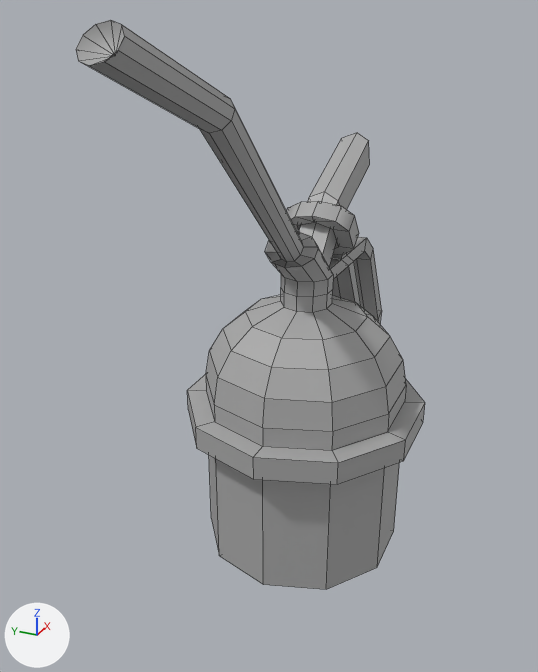
The FBX model Assets/Springtown_Assets/Springtown_Enviroment/M_Oilcan_OR.fbx as it was, and as the next commit left it.
Rendered twice from a 50 mm lens placed at (-0.0615, -0.0238, 0.0527), pointed at (-0.0054, 0.0014, 0.0247). The axes (+X, +Y, +Z) are drawn at lower left. The lights are the same throughout. Mesh edges are drawn as thin lines. Where no turn or scale is listed for an object, it has been applied to the vertices. Vertices at the same position are counted once.

Names of what the first picture shows: 'OilCan'.
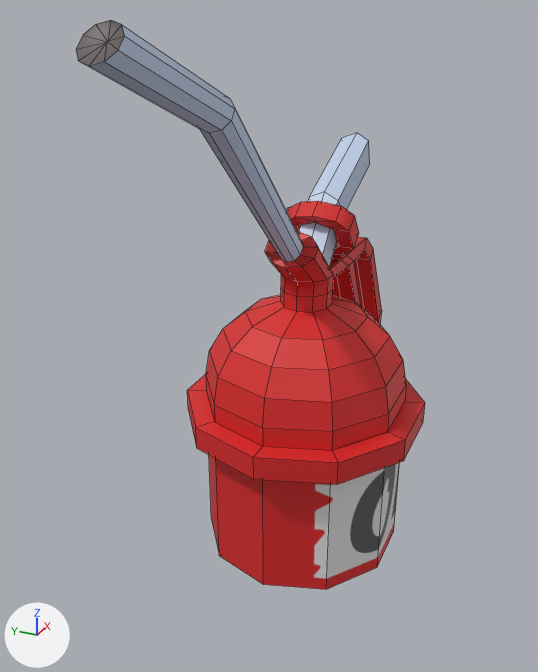
Edits to the scene script, one JSON object a line:
```json
{"op": "add", "block": "img_oilcanuv_png", "code": ["img_oilcanuv_png = load_image('OilcanUV.png', '_unpacked/OilcanUV.png', 2048, 2048, 'sRGB')"]}
{"op": "add", "block": "mat_lambert1", "code": ["mat_lambert1 = principled_material('lambert1')", "mat_lambert1.texture = img_oilcanuv_png  # with its transparency"]}
{"block": "me_mesh", "where": "# used by ob_oilcan; location = (0.0, 0.0, 0.0232)"}
{"block": "me_mesh", "where": "# verts and faces of me_mesh; kept vertices keep their numbers, new ones are numbered from 258"}
{"block": "me_mesh", "where": "# before: 20 (-0.0277, 0.0, 0.0268)"}
{"block": "me_mesh", "where": "# before: 28 (0.0031, -0.0095, -0.0053) at pixel (406, 384), 29 (0.0081, -0.0059, -0.0053), 30 (0.01, 0.0, -0.0053), 38 (0.0029, -0.009, -0.0025) at pixel (403, 359), 39 (0.0077, -0.0056, -0.0025)"}
{"block": "me_mesh", "where": "# before: 40 (0.0095, 0.0, -0.0025), 89 (0.0081, -0.0059, -0.0072), 90 (0.01, 0.0, -0.0072), 168 (0.0153, 0.0016, -0.0093), 169 (0.0153, 0.0, -0.0093)"}
{"block": "me_mesh", "where": "# before: 174 (0.0078, 0.0015, 0.0045), 254 (0.0081, -0.0059, -0.0053), 255 (0.0081, -0.0059, -0.0053), 256 (0.0078, 0.0, 0.0045), 257 (0.0078, 0.0, 0.0045)"}
{"op": "remove", "block": "me_mesh", "code": "me_mesh.from_pydata(...)  # 258 vertices, 270 faces; spans x -0.03..0.0215, y -0.0114..0.0114, z -0.0232..0.0284"}
{"op": "add", "block": "me_mesh", "code": "me_mesh.from_pydata(...)  # 255 vertices, 267 faces; spans x -0.03..0.0215, y -0.0114..0.0114, z -0.0232..0.0284"}
{"block": "me_mesh", "change": "me_mesh part 1"}
{"op": "add", "block": "me_mesh", "code": "verts[20] = (-0.0283, 0.0, 0.0274)  # moved, pixel (107, 41)"}
{"block": "me_mesh", "change": "me_mesh part 2"}
{"op": "add", "block": "me_mesh", "code": "delete_vertices([254, 255, 257])  # with the faces that use them"}
{"op": "add", "block": "me_mesh", "code": "faces += [(28, 29, 39, 38), (29, 30, 40, 39), (29, 89, 90, 30), (168, 169, 256, 174)]"}
{"block": "me_mesh", "change": "me_mesh part 3"}
{"block": "me_mesh", "change": "6 faces are deleted"}
{"block": "me_mesh", "change": "3 new faces join them"}
{"block": "me_mesh", "change": "me_mesh part 4: 260 faces spanning x -0.03..0.0215, y -0.0114..0.0114, z -0.0232..0.0284 switch from mat_standardsurface1 (grey #aaaaaa) to mat_lambert1 (picture img_oilcanuv_png)"}
```

Changed parts and their boxes [x1, y1, x2, y2] in the pictures (538 x 672 px; the box of a moved part takes in the faces that stretch with it):
```json
{"part": 1, "of": "me_mesh", "change": "moved or reshaped", "before": [76, 20, 125, 65], "after": [76, 20, 125, 65]}
{"part": 2, "of": "me_mesh", "change": "moved or reshaped", "before": [332, 276, 341, 298], "after": [332, 276, 341, 298]}
{"part": 3, "of": "me_mesh", "change": "cut back", "before": [297, 216, 335, 240], "after": [297, 216, 335, 240]}
{"part": 4, "of": "me_mesh", "change": "recoloured", "before": [83, 25, 425, 589], "after": [83, 25, 425, 589], "on screen": "grey to red"}
```
